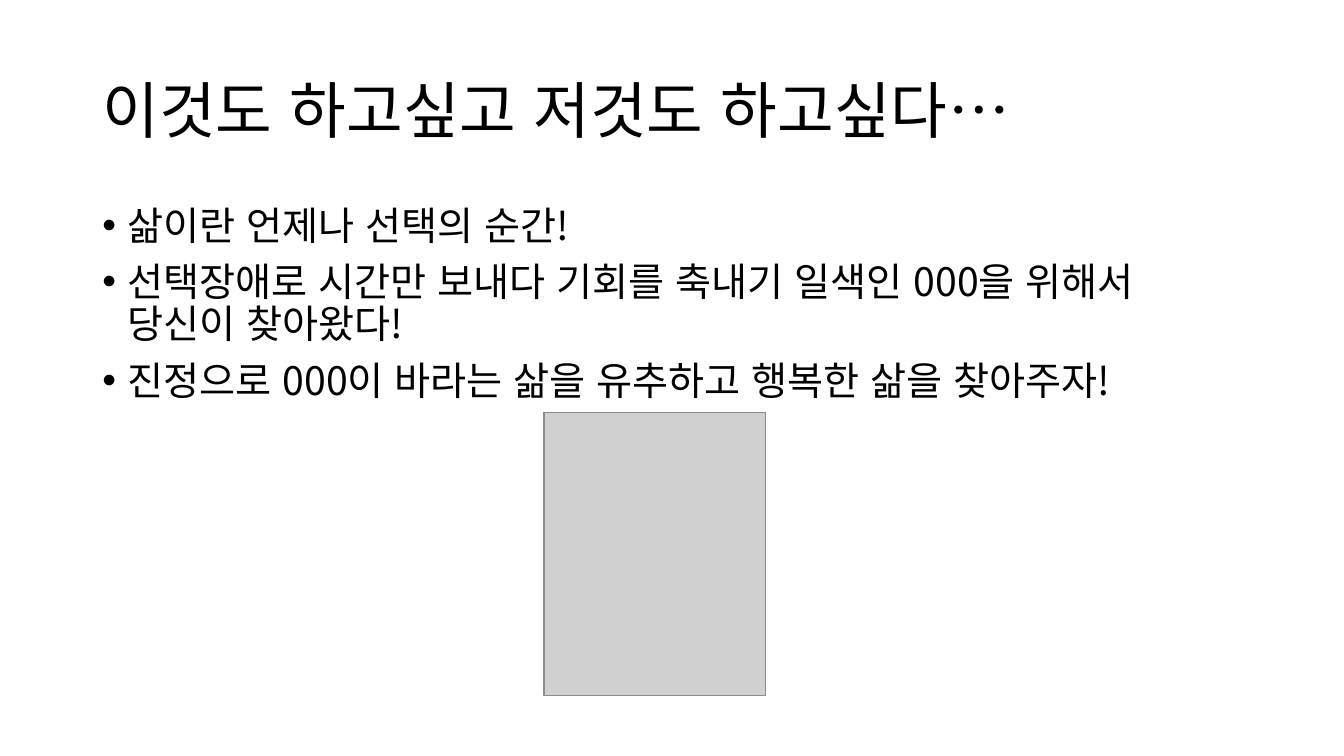
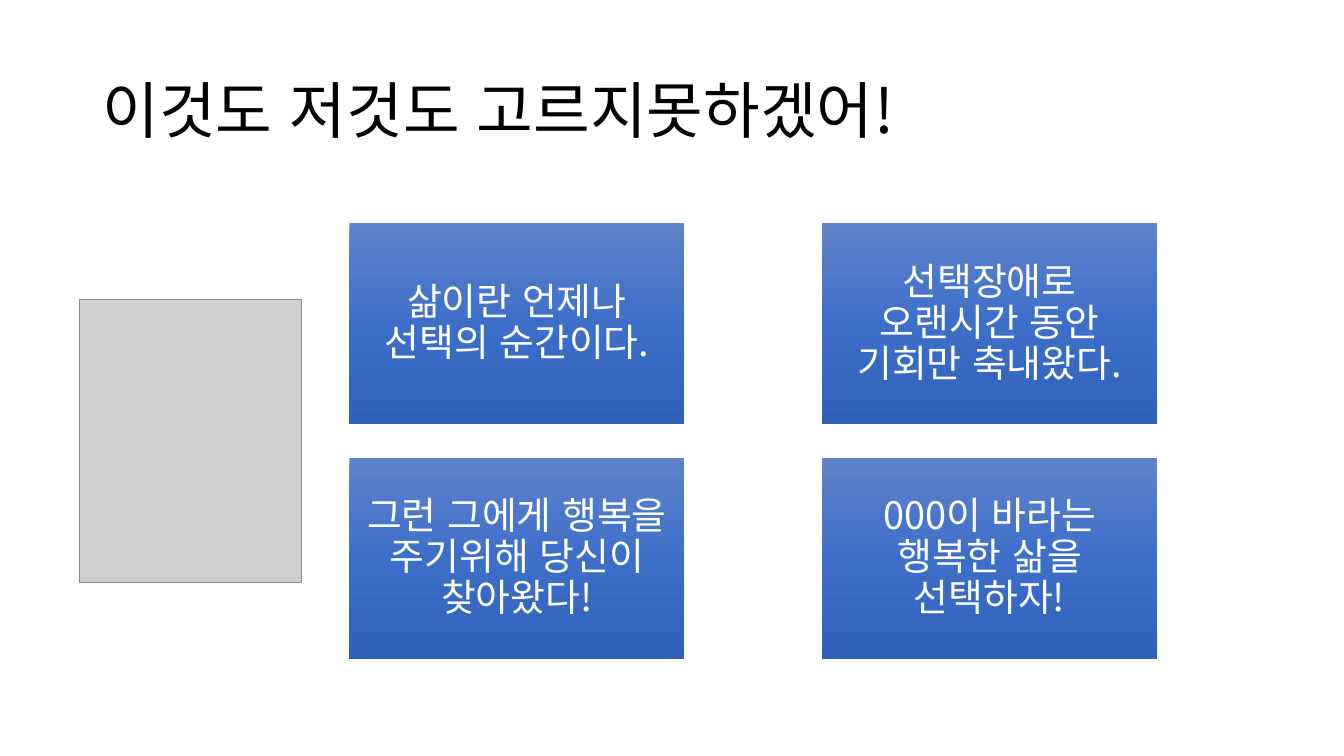
Before and after one commit to hopedream054/GSE_KIMEUNGSU_1_2012181009, a slide deck: slide 2 of 000의 선택.pptx. Drawn at 1344x756 pixels with LibreOffice and Linux fonts; fonts in the diff are those of the drawing; grey boxes stand for pictures. Boxes give left, top, right and bottom in pixels: in the first picture for what was removed or moved away, otherwise in the second. Text is boxed around its words. In the diff, an @@ line names an element or a change of style, - is before the commit and + after.

Commit message:
Add files via upload
더 트루 기획서 000의 선택 2012181009김응수

```diff
--- a/000의 선택.pptx
+++ b/000의 선택.pptx
@@ title at box(102, 82, 894, 138): text changed @@
-이것도 하고싶고 저것도 하고싶다…
+이것도 저것도 고르지못하겠어!
@@ text removed at box(128, 207, 1134, 398) @@
-• 삶이란 언제나 선택의 순간!
-• 선택장애로 시간만 보내다 기회를 축내기 일색인 000을 위해서 당신이 찾아왔다!
-• 진정으로 000이 바라는 삶을 유추하고 행복한 삶을 찾아주자!
@@ picture: place and size @@
-picture at box(544, 413, 766, 697)
+picture at box(80, 299, 301, 583)
@@ group added at box(350, 224, 1157, 658): 4 rectangles, 4 texts @@
+선택장애로 오랜시간 동안 기회만 축내왔다.
+000이 바라는 행복한 삶을 선택하자!
+그런 그에게 행복을 주기위해 당신이 찾아왔다!
+삶이란 언제나 선택의 순간이다.
```
Also in this commit, not shown: 1 other slide changed.
